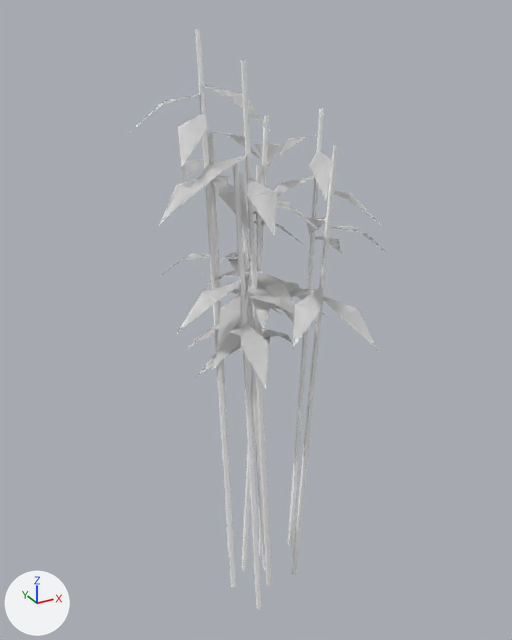
One commit to the Blender file art/env/bamboo_cluster.blend: the scene before it, then after it.
Both versions are drawn from a 50 mm camera at (-5.45, -9.82, 10.53) aimed at (0.09, 0.25, 5.49). Arrows for +X, +Y and +Z are at lower left; the lights stay in place. The first picture is the older version.

Objects in the first picture: 'Bamboo'.
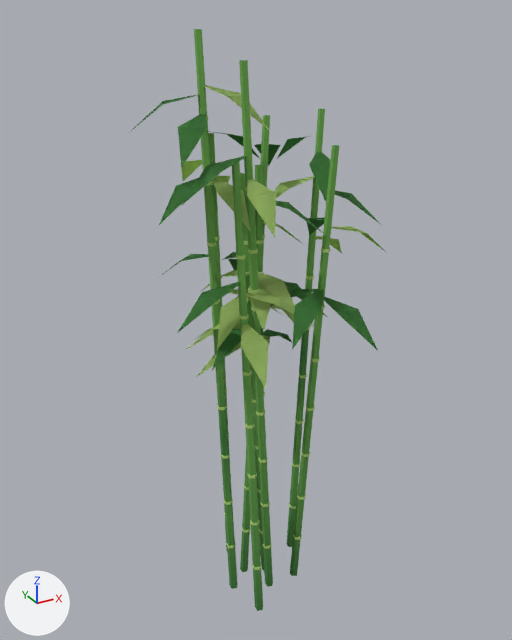
Where the change shows, as pixel boxes (x1, y1, x2, y2) in the pictures (512 x 640 px; the box of a moved part takes in the faces that stretch with it):
'Bamboo', recoloured, reshaped (white to green): before (131, 29, 386, 610); after (131, 29, 386, 611)
part 1 of me_bamboo, moved or reshaped: before (239, 173, 266, 571); after (240, 173, 264, 571)
part 2 of me_bamboo, moved or reshaped: before (241, 115, 269, 571); after (240, 115, 270, 572)
part 3 of me_bamboo, moved or reshaped: before (241, 60, 272, 586); after (239, 60, 273, 587)
part 4 of me_bamboo, moved or reshaped: before (256, 165, 263, 556); after (255, 165, 264, 556)
part 5 of me_bamboo, rebuilt: before (288, 109, 324, 546); after (287, 109, 325, 547)
part 6 of me_bamboo, rebuilt: before (291, 145, 338, 575); after (290, 145, 339, 576)
part 7 of me_bamboo, rebuilt (7% wider): before (233, 162, 262, 610); after (232, 162, 263, 611)
part 8 of me_bamboo, rebuilt (7% wider): before (195, 29, 236, 588); after (194, 29, 238, 589)
part 9 of me_bamboo, rebuilt: before (208, 133, 229, 552); after (208, 133, 230, 551)
part 10 of me_bamboo, added: after (206, 116, 330, 376)
part 11 of me_bamboo, added: after (218, 374, 315, 570)
part 12 of me_bamboo, recoloured (darker): (131, 85, 386, 389) in both

The change, as a list of edits to the scene's bpy script:
```text
Change mat_vk_vcol:
    where n0 = _N.new('ShaderNodeBsdfPrincipled'); n0.name = 'Principled BSDF'
    remove n0.inputs[0].default_value = (1.0, 1.0, 1.0, 1.0)  # 'Base Color', white #ffffff
    add n2 = _N.new('ShaderNodeVertexColor'); n2.name = 'Color Attribute'
    add n2.layer_name = 'Color'
    add _L.new(n2.outputs[0], n0.inputs[0])  # 'Color' to 'Base Color'
Change me_bamboo:
    used by ob_bamboo; location = (0.0, 0.0, 0.0)
    remove me_bamboo.from_pydata(...)  # 765 vertices, 450 faces; spans x -1.83..2.49, y -1.92..1.78, z 0.0..10.24
    add me_bamboo.from_pydata(...)  # 1557 vertices, 978 faces; spans x -1.83..2.49, y -1.92..1.78, z 0.0..10.24
    me_bamboo part 1: the loose piece of 35 vertices spanning x -0.25..0.24, y -0.06..0.21, z 0.0..8.12 is multiplied about its middle by the matrix ((1.479, 0.0, 0.023), (0.0, 1.479, -0.01), (0.0, 0.0, 1.0)), then moved by (0.01, 0.0, 0.0)
    me_bamboo part 2: the loose piece of 35 vertices spanning x -0.26..0.39, y 0.14..0.4, z 0.0..8.96 is multiplied about its middle by the matrix ((1.479, 0.0, -0.03), (0.0, 1.479, -0.009), (0.0, 0.0, 1.0))
    me_bamboo part 3: the loose piece of 35 vertices spanning x -0.44..0.09, y -0.45..-0.25, z 0.0..9.85 is multiplied about its middle by the matrix ((1.479, 0.0, 0.021), (0.0, 1.479, -0.005), (0.0, 0.0, 1.0)), then moved by (0.01, 0.0, 0.0)
    me_bamboo part 4: the loose piece of 35 vertices spanning x -0.01..0.37, y -0.01..0.46, z 0.0..8.25 is multiplied about its middle by the matrix ((1.479, 0.0, 0.017), (0.0, 1.479, 0.021), (0.0, 0.0, 1.0)), then moved by (0.01, 0.0, 0.0)
    me_bamboo part 5: the loose piece of 35 vertices spanning x 0.95..1.61, y 0.31..0.64, z 0.0..8.96 is rebuilt with 35 vertices and now spans x 0.93..1.63, y 0.28..0.66, z 0.0..8.96
    me_bamboo part 6: the loose piece of 35 vertices spanning x 0.57..0.86, y -0.96..-0.34, z 0.0..8.64 is rebuilt with 35 vertices and now spans x 0.55..0.88, y -0.98..-0.31, z 0.0..8.64
    me_bamboo part 7: the loose piece of 35 vertices spanning x -0.64..-0.38, y -0.9..-0.35, z 0.0..8.44 is rebuilt with 35 vertices and now spans x -0.66..-0.35, y -0.92..-0.33, z 0.0..8.44
    me_bamboo part 8: the loose piece of 35 vertices spanning x -0.76..-0.55, y -0.16..0.59, z 0.0..10.24 is rebuilt with 35 vertices and now spans x -0.77..-0.53, y -0.19..0.61, z 0.0..10.24
    me_bamboo part 9: the loose piece of 35 vertices spanning x -0.6..-0.16, y 0.51..0.87, z 0.0..8.72 is rebuilt with 35 vertices and now spans x -0.61..-0.13, y 0.49..0.89, z 0.0..8.72
    me_bamboo part 10: 240 vertices added at x -0.77..1.5, y -0.9..0.74, z 4.96..9.01
    me_bamboo part 11: 240 vertices added at x -0.73..1.32, y -0.88..0.87, z 0.97..4.02
    me_bamboo part 12: 180 kept faces spanning x -1.83..2.49, y -1.92..1.78, z 4.57..9.47 get new vertex colours; the middle colour goes from green #dbedb6 to green #b4d878
    other edits to the shape of me_bamboo do not show in these pictures
```
